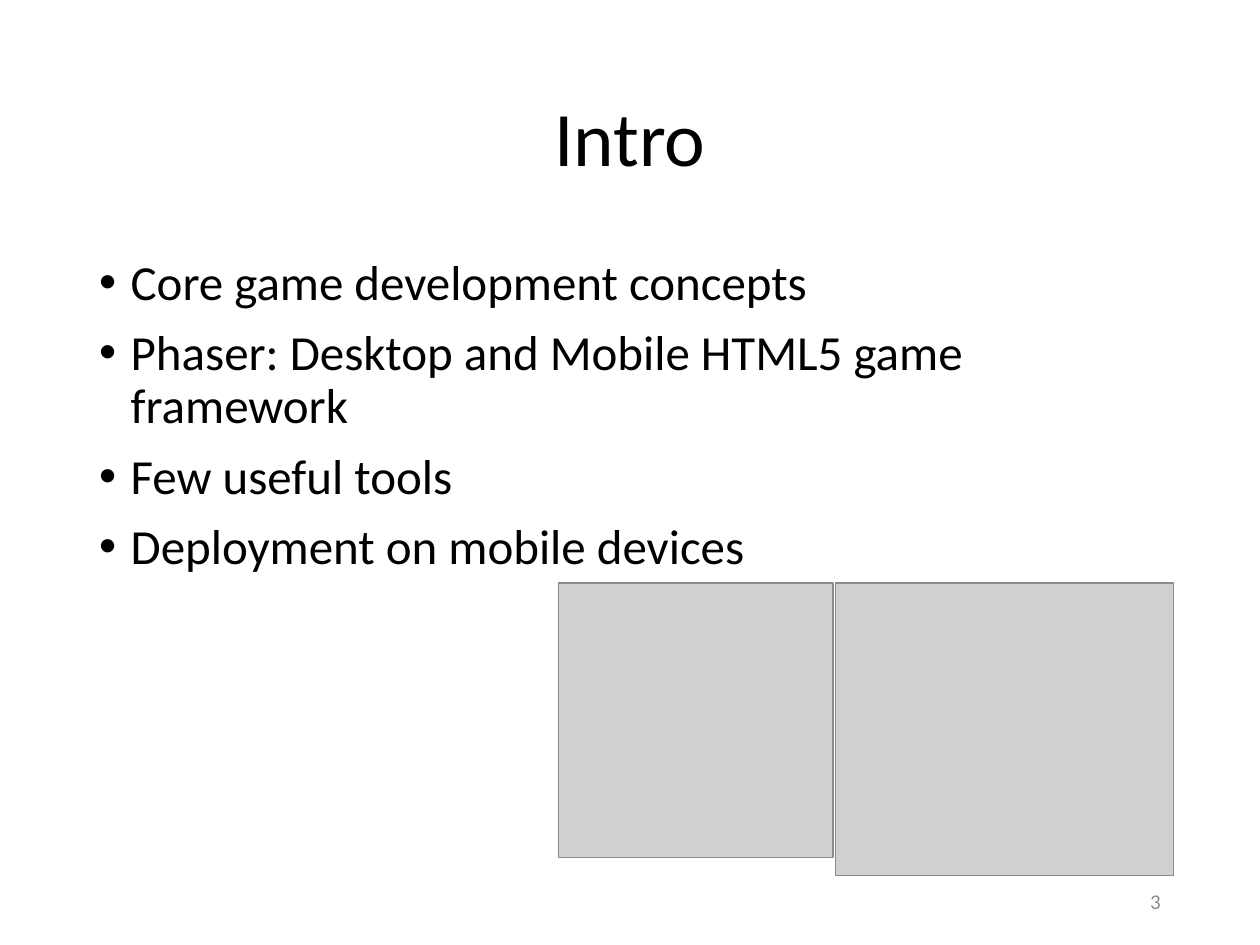
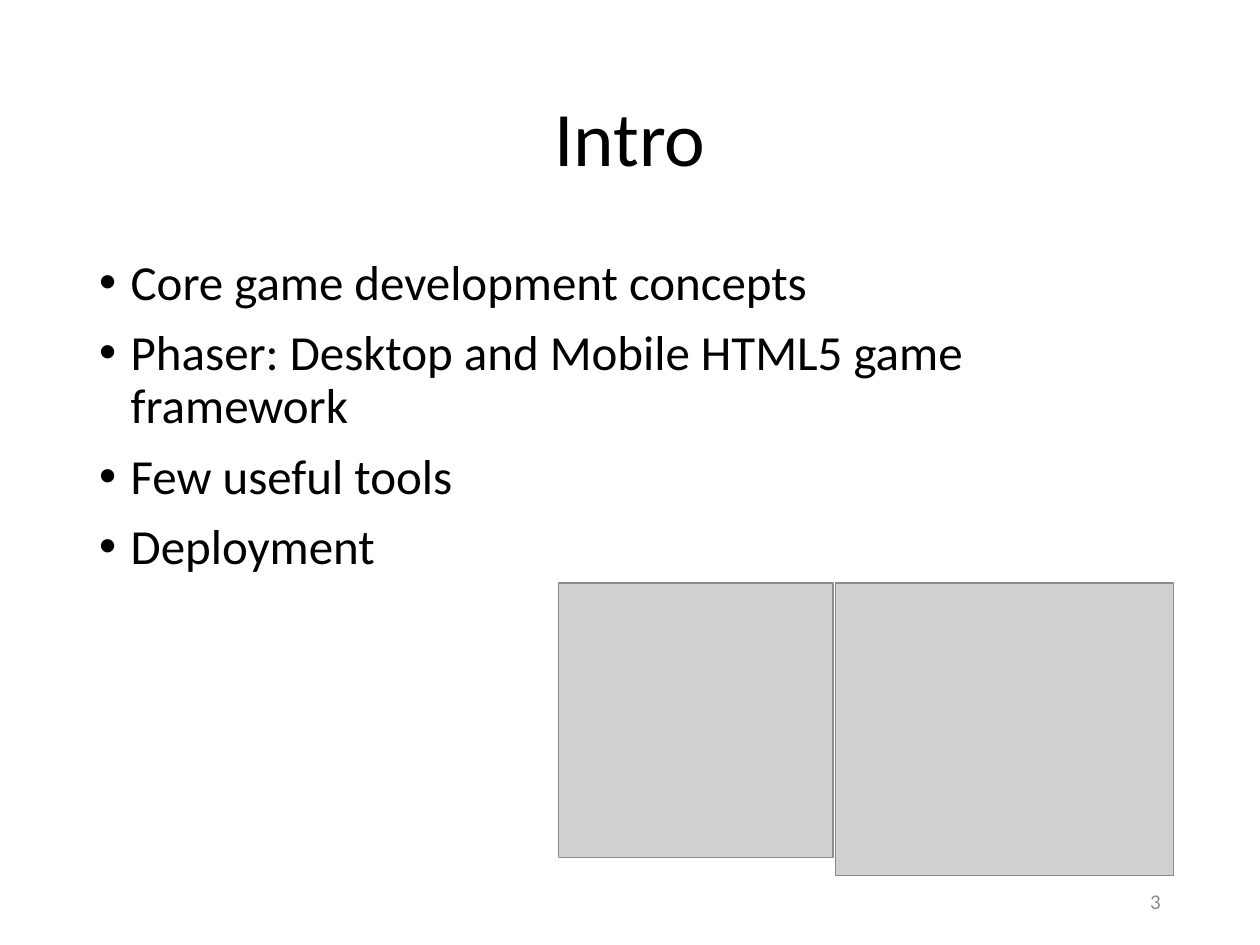
Before and after one commit to Lotti/codemotion2014, a slide deck: slide 3 of codemotion.pptx. Drawn at 1260x945 pixels with LibreOffice and Linux fonts; fonts in the diff are those of the drawing; grey boxes stand for pictures; background and template pictures are left out. Boxes give left, top, right and bottom in pixels: in the first picture for what was removed or moved away, otherwise in the second. Text is boxed around its words. In the diff, an @@ line names an element or a change of style, - is before the commit and + after.

```diff
--- a/codemotion.pptx
+++ b/codemotion.pptx
@@ text at [131,530,375,572]: text changed @@
-• Deployment on mobile devices
+• Deployment
```
Also in this commit, not shown: 2 other slides changed.
